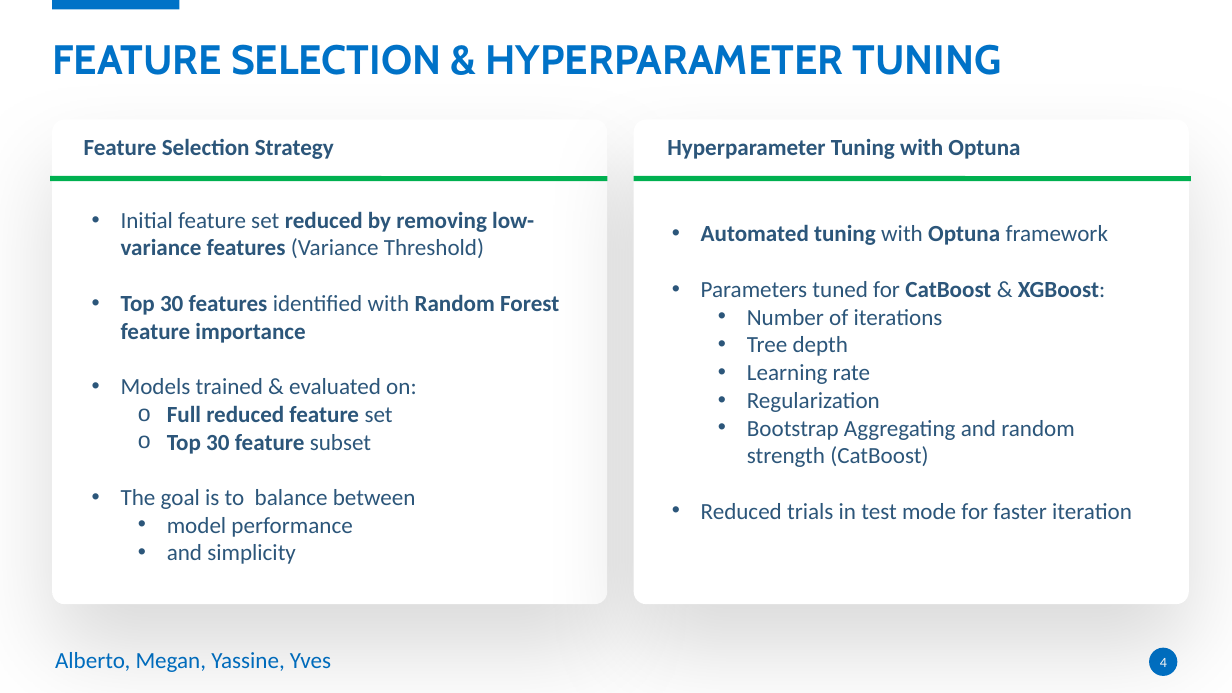
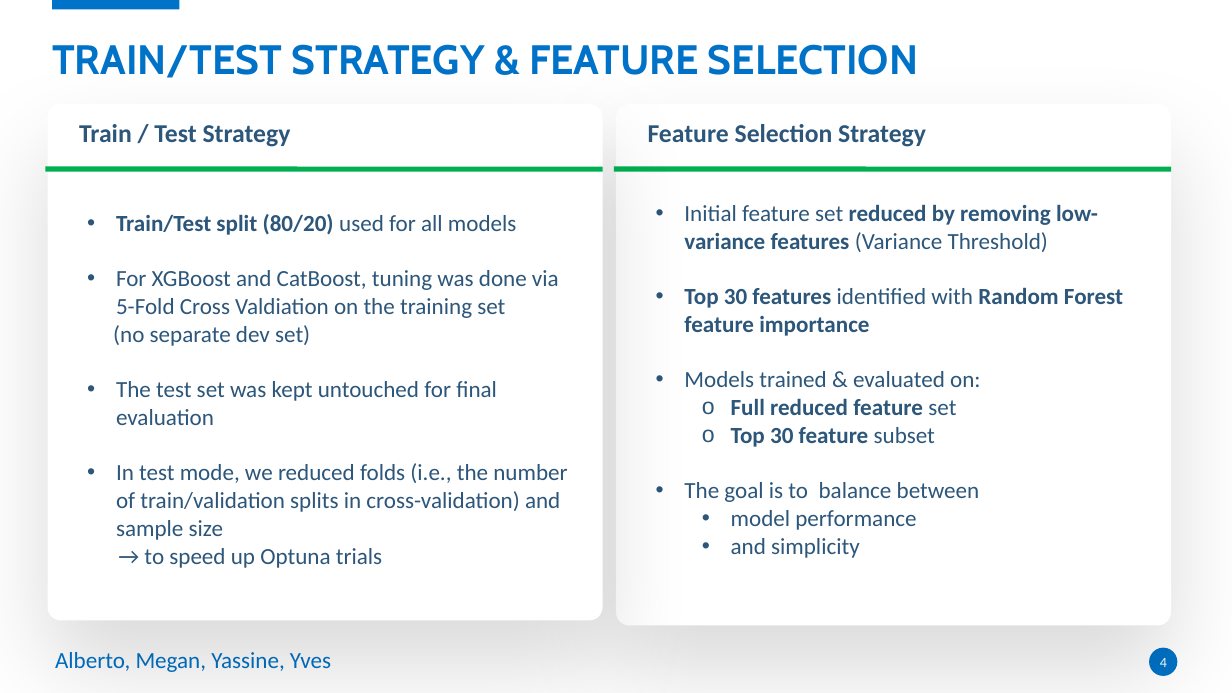
Before and after one commit to meganmarchale/real-estate-price-predictor, a slide deck: slide 4 of deck/02. Immobweb - Machine Learning.pptx. Drawn at 1232x693 pixels with LibreOffice and Linux fonts; fonts in the diff are those of the drawing. Boxes give left, top, right and bottom in pixels: in the first picture for what was removed or moved away, otherwise in the second. Text is boxed around its words. In the diff, an @@ line names an element or a change of style, - is before the commit and + after.

Commit message:
Deck update

```diff
--- a/deck/02. Immobweb - Machine Learning.pptx
+++ b/deck/02. Immobweb - Machine Learning.pptx
@@ title at [52,44,918,78]: text changed @@
-FEATURE SELECTION & HYPERPARAMETER TUNING
+TRAIN/TEST STRATEGY & FEATURE SELECTION
@@ rounded rectangle: place and size @@
-rounded rectangle at [634,119,1189,604]
+rounded rectangle at [47,104,603,621]
@@ rounded rectangle: place and size @@
-rounded rectangle at [52,119,607,604]
+rounded rectangle at [616,104,1172,626]
@@ text "Feature Selection Strategy": place and size @@
-text "Feature Selection Strategy" at [84,138,334,159]
+text "Feature Selection Strategy" at [648,124,926,147]
@@ text "Feature Selection Strategy" at [648,124,926,147]: size 18 to 20 pt @@
@@ text added at [79,124,291,147], 20 pt, text #2C567A, bold @@
+Train / Test Strategy
@@ text removed at [667,138,1020,159] @@
-Hyperparameter Tuning with Optuna
@@ line moved from (634, 178) - (1191, 178) to (45, 169) - (603, 169) @@
@@ line moved from (50, 178) - (607, 178) to (614, 169) - (1171, 169) @@
@@ text "Initial feature set reduced by ...": place and size @@
-text "Initial feature set reduced by ..." at [121,211,559,564]
+text "Initial feature set reduced by ..." at [684,204,1123,558]
@@ text added at [113,214,567,568], 18 pt, text #2C567A @@
+• Train/Test split (80/20) used for all models
+• For XGBoost and CatBoost, tuning was done via 5-Fold Cross Valdiation on the training set
+(no separate dev set)
+• The test set was kept untouched for final evaluation
+• In test mode, we reduced folds (i.e., the number of train/validation splits in cross-validation) and sample size
+→ to speed up Optuna trials
@@ text removed at [701,224,1132,519] @@
-• Automated tuning with Optuna framework
-• Parameters tuned for CatBoost & XGBoost:
-  • Number of iterations
-  • Tree depth
-  • Learning rate
-  • Regularization
-  • Bootstrap Aggregating and random strength (CatBoost)
-• Reduced trials in test mode for faster iteration
```
Also in this commit, not shown: 3 other slides changed, 10 other files.
